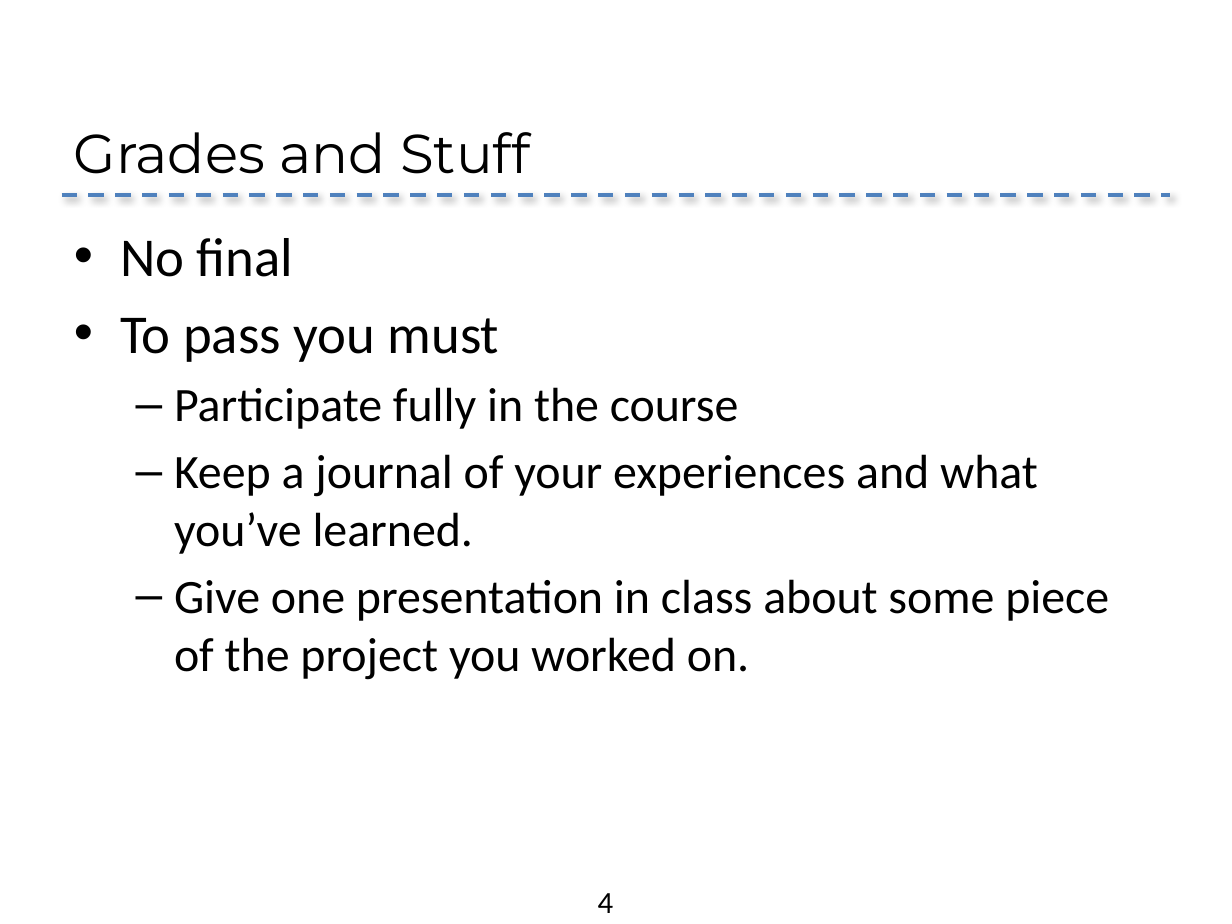
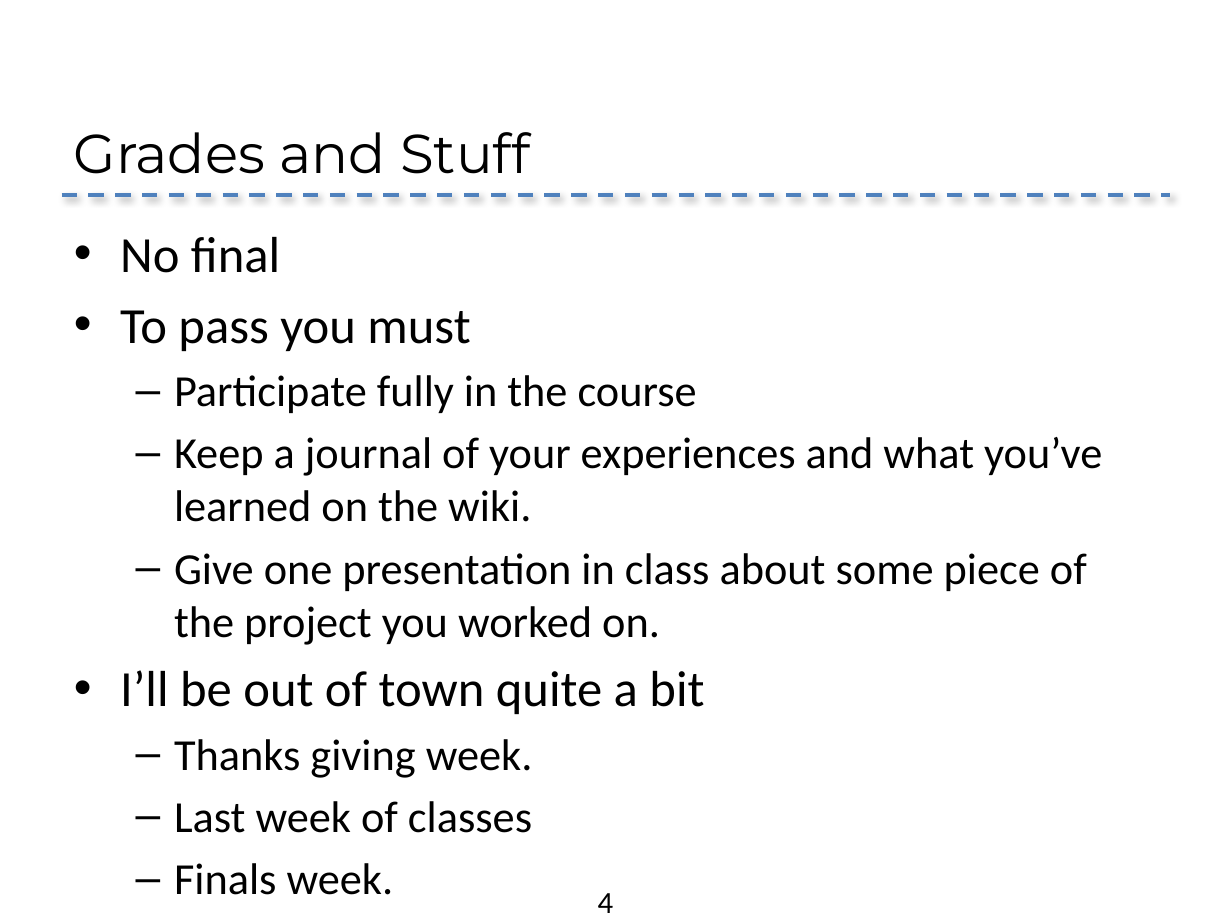
Before and after one commit to NVSL/Quadcopters, a slide deck: slide 4 of Class/Slides/00_Intro.pptx. Drawn at 1232x924 pixels with LibreOffice and Linux fonts; fonts in the diff are those of the drawing; background and template pictures are left out. Boxes give left, top, right and bottom in pixels: in the first picture for what was removed or moved away, otherwise in the second. Text is boxed around its words. In the diff, an @@ line names an element or a change of style, - is before the commit and + after.

Commit message:
new slides

```diff
--- a/Class/Slides/00_Intro.pptx
+++ b/Class/Slides/00_Intro.pptx
@@ text at box(120, 237, 1087, 645): size 32 to 29.6 pt in "No final", "To pass you must"; size 28 to 25.9 pt in "Participate fully in the course", "Give one presentation in class about some ..." @@
@@ text at box(174, 437, 1102, 522): text changed; size 28 to 25.9 pt @@
-  – Keep a journal of your experiences and what you’ve learned.
+  – Keep a journal of your experiences and what you’ve learned on the wiki.
@@ text at box(120, 670, 704, 833): paragraphs added @@
+• I’ll be out of town quite a bit
+  – Thanks giving week.
+  – Last week of classes
+  – Finals week.
```
Also in this commit, not shown: 4 other slides changed, 5 other files.
